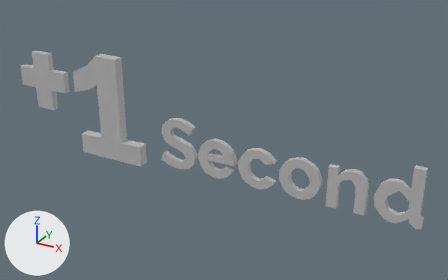
The FBX model Assets/Rollout Core/Powerups/Time Bonus/timebonus_1second.fbx: old version first, new version second.
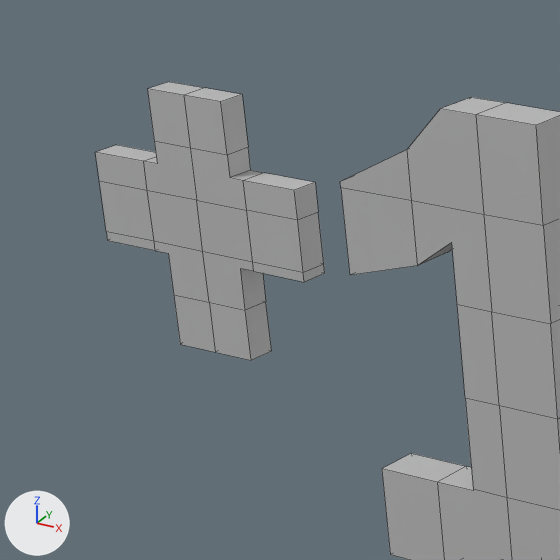
Each version is shown whole from a camera (50 mm lens) standing at (0.0909, -0.0837, 0.0507) and looking at (0.0438, 0.0019, 0.0079), then close up on the part from 0% to 27% of the width and 12% to 55% of the height. The lights are fixed; the arrows at lower left show +X, +Y and +Z. The close-ups show mesh edges as thin lines. Where no turn or scale is listed for an object, it has been applied to the vertices.

Objects in the first close-up: 'OneSecondBonus_Mesh'.
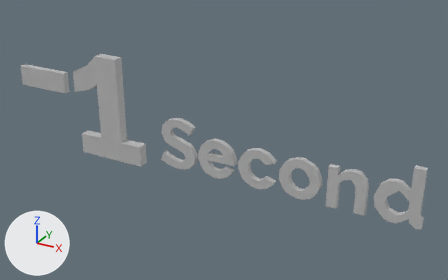
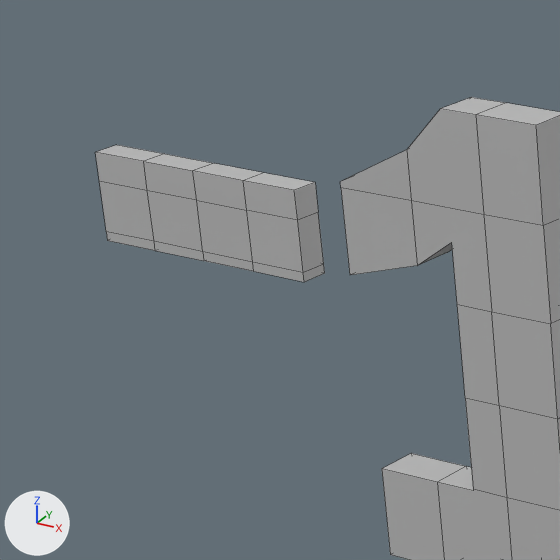
Commit message: Bug Fixes: +1 second to -1 second

The change, as a diff of the scene's bpy script:
```diff
--- a/Assets/Rollout Core/Powerups/Time Bonus/timebonus_1second.fbx.py
+++ b/Assets/Rollout Core/Powerups/Time Bonus/timebonus_1second.fbx.py
@@ me_mesh @@
 # used by ob_onesecondbonus_mesh; location = (0.0, 0.0, 0.0)
-me_mesh.from_pydata(...)  # 722 vertices, 639 faces; spans x 0.0007..0.078, y -0.0018..0.003, z 0.0001..0.0203
+me_mesh.from_pydata(...)  # 694 vertices, 619 faces; spans x 0.0007..0.078, y -0.0018..0.003, z 0.0001..0.0203
+# me_mesh part 1
+# 32 vertices are removed from x 0.0041..0.0081, y -0.0012..0.0, z 0.0078..0.0188
+# 32 faces are deleted
+# 4 vertices are added at (0.0061, 0.0, 0.0156), (0.0061, -0.0012, 0.0156), (0.0061, -0.0012, 0.0118), (0.0061, 0.0, 0.0118)
+# 12 new faces join them
 me_mesh.materials.append(mat_lambert1)
```

Pixel boxes [x1, y1, x2, y2] of what changed, in the close-ups (560 x 560 px):
'OneSecondBonus_Mesh', reshaped: before [95, 82, 560, 560]; after [95, 97, 560, 560]
part 1 of me_mesh, cut back: before [144, 82, 272, 360]; after [144, 154, 263, 271]
